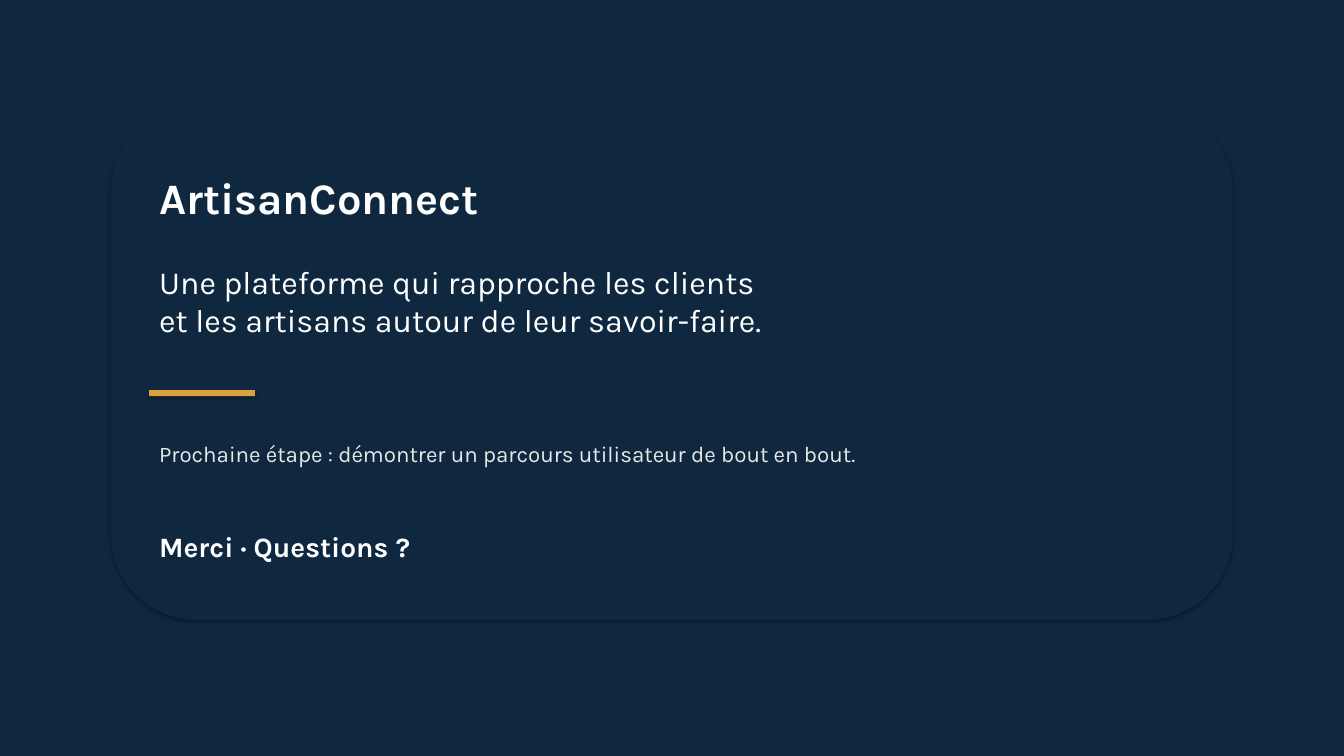
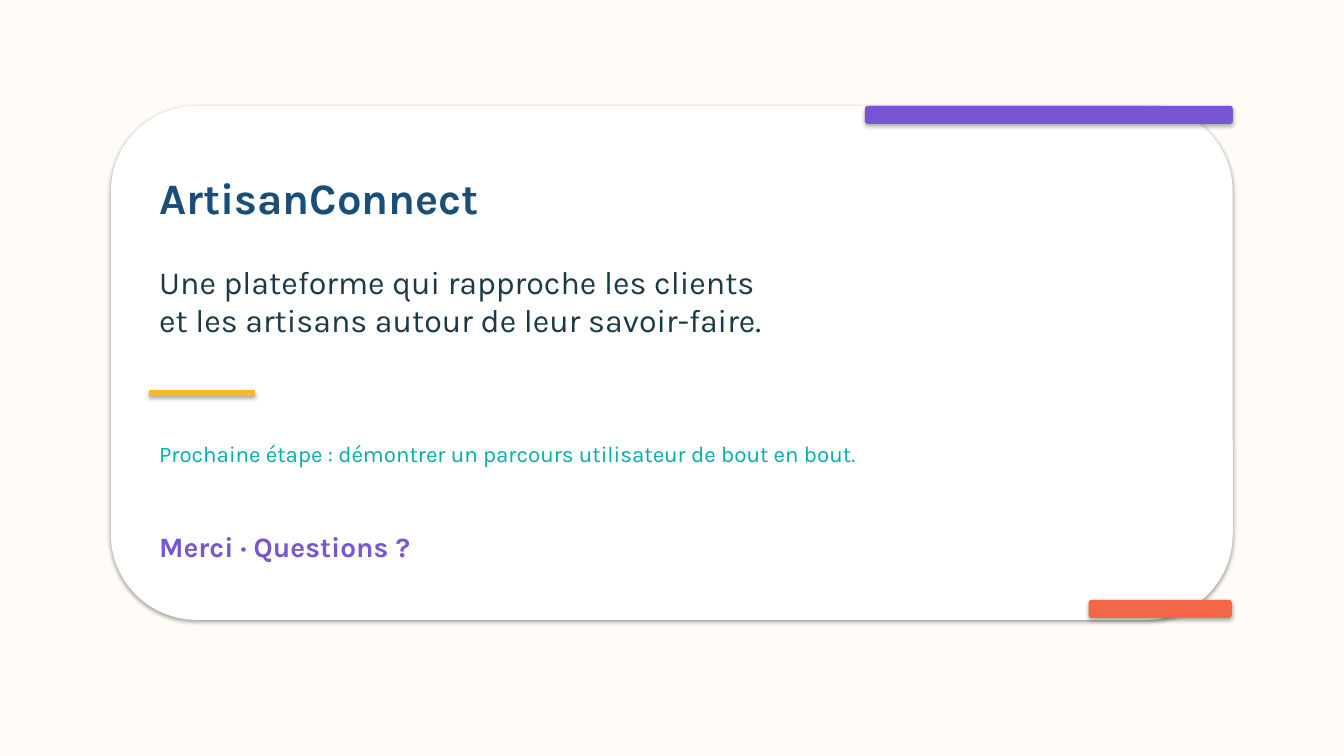
Before and after one commit to Oumaima-El-Badraouy/SELMB, a slide deck: slide 10 of ArtisanConnect_Dossier_Projet/05_Presentation/05_Presentation_ArtisanConnect.pptx. Drawn at 1344x756 pixels with LibreOffice and Linux fonts; fonts in the diff are those of the drawing; background and template pictures are left out; a plain dark background stands for a picture behind light text. Boxes give left, top, right and bottom in pixels: in the first picture for what was removed or moved away, otherwise in the second. Text is boxed around its words. In the diff, an @@ line names an element or a change of style, - is before the commit and + after.

```diff
--- a/ArtisanConnect_Dossier_Projet/05_Presentation/05_Presentation_ArtisanConnect.pptx
+++ b/ArtisanConnect_Dossier_Projet/05_Presentation/05_Presentation_ArtisanConnect.pptx
@@ rectangle at [0, 0, 1344, 756]: fill #0F2840 to #FFFBF6 @@
@@ rounded rectangle at [111, 106, 1233, 620]: fill #0F2840 to #FFFFFF @@
@@ rounded rectangle added at [865, 106, 1233, 124], fill #7856D3 @@
@@ text "ArtisanConnect" at [159, 183, 479, 215]: text colour #FFFFFF to #194E78 @@
@@ text "Une plateforme qui rapproche les ..." at [159, 272, 761, 333]: text colour #FFFFFF to #1C3948 @@
@@ rectangle at [149, 390, 255, 396]: fill #DAA13D to #F7B829 @@
@@ text "Prochaine étape : démontrer un ..." at [159, 445, 855, 468]: text colour #E5EAE6 to #00ADA9 @@
@@ text "Merci · Questions ?" at [159, 537, 389, 562]: text colour #FFFFFF to #7856D3 @@
@@ rounded rectangle added at [1089, 600, 1232, 618], fill #F46746 @@
```
Also in this commit, not shown: 9 other slides changed, 1 other file.
